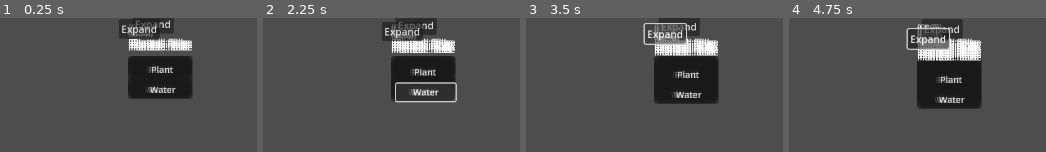
Above: before the commit, frames 1-4 (left to right).
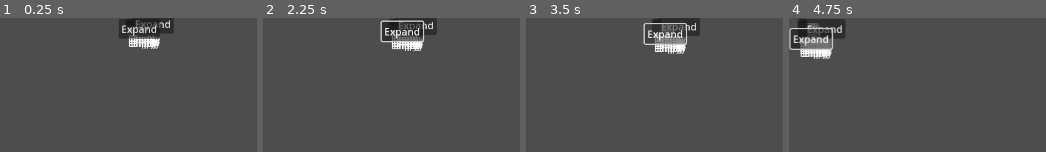
Above: after the commit, the same moments.

Repository: AtkinTC/Godot-Garden
Game: Godot game, scene res://Scenes/main.tscn
Two runs of this game, one before a commit and one after it. Both use one fixed random seed, a clock stepped at 60 frames per second and the inputs below.
Inputs (mouse positions are in pixels of both pictures, inside the frame that each line leads up to):
- Up to frame 1 (0.25 s): no input
- Up to frame 2 (2.25 s): click (419, 64) at 0.5 s, where only the run before the commit has a clickable "Plant"; click (391, 20) at 1.27 s; click (419, 85) at 2 s, where only the run before the commit has a clickable "Water"
- Up to frame 3 (3.5 s): click "Expand" at 2.75 s
- Up to frame 4 (4.75 s): click "Expand" at 3.5 s; tap Enter at 4.25 s; move the mouse to (outside the picture) at 4.27 s; hold D (ui_right, bound only after the commit) from 4.28 s (still down); tap Mouse wheel up (zoom_in) at 4.35 s

The runs differ from the first frame. In frame 1, 9.9% of the frame differs, in the area x 49-75%, y 4-61%; in frame 2, 11%; in frame 3, 11%; in frame 4, 19%, in the area x 0-76%, y 0-68%.

Commit message:
New Actions Structure, with ActionManager and ActionsMenu UI

Diff:
--- a/Scenes/Garden/GardenPlot.gd
+++ b/Scenes/Garden/GardenPlot.gd
@@ -24,6 +24,9 @@
 	coord = _coord
 
 func plant_plot(_plant_key : String= ""):
+	if(planted):
+		return false
+
 	if(_plant_key == ""):
 		plant_key = PlantManager.selected_plant_key
 	else:
@@ -35,6 +38,7 @@
 		return
 
 	planted = true
+	grow_progress = 0
 	grow_capacity = plant_type[PlantManager.GROW_CAPACITY]
 	grow_speed_unsatisfied = plant_type[PlantManager.GROW_SPEED_UNSATISFIED]
 	grow_speed_satisfied = plant_type[PlantManager.GROW_SPEED_SATISFIED]
--- a/Scenes/Garden/GardenPlotNode.gd
+++ b/Scenes/Garden/GardenPlotNode.gd
@@ -28,15 +28,15 @@
 		return
 
 	if(garden_plot.is_planted()):
-		planted_label.text = "Planted : " + str(garden_plot.get_plant_display_name())
+		planted_label.text = str(garden_plot.get_plant_display_name())
+	else:
+		planted_label.text = "Empty"
 
 	grow_progress_bar.max_value = garden_plot.get_grow_capacity()
 	grow_progress_bar.value = garden_plot.get_grow_progress()
 
 	water_progress_bar.max_value = garden_plot.get_water_capacity()
 	water_progress_bar.value = garden_plot.get_water_level()
-
-	plant_button.disabled = garden_plot.is_planted()
 
 func _on_plant_button_pressed():
 	var garden_plot : GardenPlot = PlantManager.get_garden_plot(plot_coord)
@@ -49,3 +49,7 @@
 	if(garden_plot):
 		garden_plot.water_plot()
 	update_display()
+
+func _on_plot_button_pressed():
+	var garden_plot : GardenPlot = PlantManager.get_garden_plot(plot_coord)
+	ActionManager.apply_current_action_to_garden_plot(garden_plot)
--- a/Scenes/Garden/GardenPlotNode.tscn
+++ b/Scenes/Garden/GardenPlotNode.tscn
@@ -5,37 +5,53 @@
 [ext_resource type="Texture2D" uid="uid://c6iehapq57ncv" path="res://Assets/UI/bar_foreground.png" id="3_j7ci3"]
 
 [node name="GardenPlot" type="Control"]
-minimum_size = Vector2(120, 135)
-offset_right = 120.0
-offset_bottom = 135.0
+minimum_size = Vector2(100, 100)
+offset_right = 100.0
+offset_bottom = 100.0
 script = ExtResource( "1_8fy57" )
 
 [node name="Panel" type="Panel" parent="."]
 anchor_right = 1.0
 anchor_bottom = 1.0
+grow_horizontal = 2
+grow_vertical = 2
+metadata/_edit_layout_mode = 1
+metadata/_edit_use_custom_anchors = false
+
+[node name="PlotButton" type="Button" parent="."]
+anchor_right = 1.0
+anchor_bottom = 1.0
+grow_horizontal = 2
+grow_vertical = 2
+mouse_default_cursor_shape = 2
+metadata/_edit_layout_mode = 1
+metadata/_edit_use_custom_anchors = false
 
 [node name="V" type="VBoxContainer" parent="."]
 anchor_right = 1.0
 anchor_bottom = 1.0
+mouse_filter = 2
 
 [node name="CoordLabel" type="Label" parent="V"]
-offset_right = 120.0
-offset_bottom = 23.0
-theme_override_font_sizes/font_size = 14
+offset_right = 100.0
+offset_bottom = 17.0
+theme_override_font_sizes/font_size = 10
 text = "(XX,YY)"
 
 [node name="PlantedLabel" type="Label" parent="V"]
-offset_top = 27.0
-offset_right = 120.0
-offset_bottom = 50.0
+offset_top = 21.0
+offset_right = 100.0
+offset_bottom = 44.0
 theme_override_font_sizes/font_size = 14
-text = "Planted : false"
+text = "Planted_Label
+"
 
 [node name="GrowProgressBar" type="TextureProgressBar" parent="V"]
-minimum_size = Vector2(50, 5)
-offset_top = 54.0
-offset_right = 120.0
-offset_bottom = 59.0
+minimum_size = Vector2(50, 20)
+offset_top = 48.0
+offset_right = 100.0
+offset_bottom = 68.0
+mouse_filter = 2
 value = 50.0
 nine_patch_stretch = true
 texture_under = ExtResource( "2_0eg20" )
@@ -43,31 +59,15 @@
 tint_progress = Color(0, 1, 0, 1)
 
 [node name="WaterProgressBar" type="TextureProgressBar" parent="V"]
-minimum_size = Vector2(50, 5)
-offset_top = 63.0
-offset_right = 120.0
-offset_bottom = 68.0
+minimum_size = Vector2(50, 20)
+offset_top = 72.0
+offset_right = 100.0
+offset_bottom = 92.0
+mouse_filter = 2
 value = 50.0
 nine_patch_stretch = true
 texture_under = ExtResource( "2_0eg20" )
 texture_progress = ExtResource( "3_j7ci3" )
 tint_progress = Color(0, 0, 1, 1)
 
-[node name="PlantButton" type="Button" parent="V"]
-offset_top = 72.0
-offset_right = 120.0
-offset_bottom = 100.0
-theme_override_font_sizes/font_size = 14
-text = "Plant"
-metadata/_edit_layout_mode = 0
-metadata/_edit_use_custom_anchors = false
-
-[node name="WaterButton" type="Button" parent="V"]
-offset_top = 104.0
-offset_right = 120.0
-offset_bottom = 132.0
-theme_override_font_sizes/font_size = 14
-text = "Water"
-
-[connection signal="pressed" from="V/PlantButton" to="." method="_on_plant_button_pressed"]
-[connection signal="pressed" from="V/WaterButton" to="." method="_on_water_button_pressed"]
+[connection signal="pressed" from="PlotButton" to="." method="_on_plot_button_pressed"]
--- a/Scenes/main.gd
+++ b/Scenes/main.gd
@@ -1,27 +1,8 @@
 extends Node2D
-
-@onready var seeds_list : ItemList = $UI/H/LPanel/SeedsList
-var plant_list_indexes := {}
 
 var step_timer : Timer
 
-# Called when the node enters the scene tree for the first time.
 func _ready():
-	# seeds list
-	seeds_list.clear()
-
-	var index := 0
-	for plant_key in PlantManager.get_plant_type_keys():
-		var plant_type : Dictionary = PlantManager.get_plant_type(plant_key)
-		seeds_list.add_item(plant_type["display_name"])
-		plant_list_indexes[index] = plant_key
-
-		if(index == 0):
-			PlantManager.set_selected_plant_key(plant_key)
-			seeds_list.select(0)
-
-		index += 1
-
 	#start step timer
 	step_timer = Timer.new()
 	step_timer.wait_time = 0.1
@@ -30,14 +11,9 @@
 	add_child(step_timer)
 	step_timer.start()
 
-# Called every frame. 'delta' is the elapsed time since the previous frame.
 func _process(_delta):
 	pass
 
 func _on_step_timer_timeout():
 	PlantManager.step_garden_plots()
-
 	step_timer.start()
-
-func _on_seeds_list_item_selected(index):
-	PlantManager.set_selected_plant_key(plant_list_indexes[index])
--- a/Scenes/main.tscn
+++ b/Scenes/main.tscn
@@ -1,8 +1,10 @@
-[gd_scene load_steps=5 format=3 uid="uid://53bpycblil5h"]
+[gd_scene load_steps=7 format=3 uid="uid://53bpycblil5h"]
 
 [ext_resource type="Script" path="res://Scenes/main.gd" id="1_83mxw"]
 [ext_resource type="Script" path="res://Scenes/Garden/GardenGrid.gd" id="2_754aq"]
+[ext_resource type="Script" path="res://Scripts/SeedsMenu.gd" id="2_jvrrg"]
 [ext_resource type="PackedScene" uid="uid://cuexouewhieoc" path="res://Scenes/Garden/GardenPlotNode.tscn" id="2_klh75"]
+[ext_resource type="Script" path="res://Scripts/ActionsMenu.gd" id="3_7s5ky"]
 [ext_resource type="Script" path="res://Scripts/Camera.gd" id="4_sbgaj"]
 
 [node name="Main" type="Node2D"]
@@ -24,13 +26,30 @@
 anchor_right = 1.0
 anchor_bottom = 1.0
 
-[node name="SeedsList" type="ItemList" parent="UI/H/LPanel"]
+[node name="V" type="VBoxContainer" parent="UI/H/LPanel"]
 anchor_right = 1.0
+anchor_bottom = 1.0
+
+[node name="SeedsMenu" type="ItemList" parent="UI/H/LPanel/V"]
+offset_right = 200.0
+offset_bottom = 62.0
 allow_reselect = true
 auto_height = true
 item_count = 2
-item_0/text = "TEST_1 : 1"
-item_1/text = "TEST_2 : 1"
+item_0/text = "SEED_1"
+item_1/text = "SEED_2"
+script = ExtResource( "2_jvrrg" )
+
+[node name="ActionsMenu" type="ItemList" parent="UI/H/LPanel/V"]
+offset_top = 66.0
+offset_right = 200.0
+offset_bottom = 128.0
+allow_reselect = true
+auto_height = true
+item_count = 2
+item_0/text = "ACTION_1"
+item_1/text = "ACTION_2"
+script = ExtResource( "3_7s5ky" )
 
 [node name="GardenNode" type="Node2D" parent="."]
 position = Vector2(205, 5)
@@ -101,9 +120,11 @@
 position = Vector2(640, 360)
 current = true
 script = ExtResource( "4_sbgaj" )
+acceleration = 0.1
 min_zoom = 0.25
 max_zoom = 1.0
 
-[connection signal="item_selected" from="UI/H/LPanel/SeedsList" to="." method="_on_seeds_list_item_selected"]
+[connection signal="item_selected" from="UI/H/LPanel/V/SeedsMenu" to="UI/H/LPanel/V/SeedsMenu" method="_on_seeds_menu_item_selected"]
+[connection signal="item_selected" from="UI/H/LPanel/V/ActionsMenu" to="UI/H/LPanel/V/ActionsMenu" method="_on_actions_menu_item_selected"]
 [connection signal="pressed" from="GardenNode/GardenGrid/UIGrid/Right/ExpandRightButton" to="GardenNode/GardenGrid" method="_on_expand_right_button_pressed"]
 [connection signal="pressed" from="GardenNode/GardenGrid/UIGrid/Down/ExpandLeftButton" to="GardenNode/GardenGrid" method="_on_expand_left_button_pressed"]
--- /dev/null
+++ b/Scripts/ActionsMenu.gd
@@ -0,0 +1,22 @@
+extends ItemList
+class_name ActionsMenu
+
+var action_list_indexes := {}
+
+func _ready():
+	clear()
+
+	var index := 0
+	for action_key in ActionManager.get_action_type_keys():
+		var action_type : Dictionary = ActionManager.get_action_type(action_key)
+		add_item(action_type[ActionManager.DISPLAY_NAME])
+		action_list_indexes[index] = action_key
+
+		if(index == 0):
+			ActionManager.set_selected_action_key(action_key)
+			select(0)
+
+		index += 1
+
+func _on_actions_menu_item_selected(index):
+	ActionManager.set_selected_action_key(action_list_indexes[index])
--- /dev/null
+++ b/Scripts/SeedsMenu.gd
@@ -0,0 +1,22 @@
+extends ItemList
+class_name SeedsMenu
+
+var plant_list_indexes := {}
+
+func _ready():
+	clear()
+
+	var index := 0
+	for plant_key in PlantManager.get_plant_type_keys():
+		var plant_type : Dictionary = PlantManager.get_plant_type(plant_key)
+		add_item(plant_type[PlantManager.DISPLAY_NAME])
+		plant_list_indexes[index] = plant_key
+
+		if(index == 0):
+			PlantManager.set_selected_plant_key(plant_key)
+			select(0)
+
+		index += 1
+
+func _on_seeds_menu_item_selected(index):
+	PlantManager.set_selected_plant_key(plant_list_indexes[index])
--- /dev/null
+++ b/Singletons/ActionManager.gd
@@ -0,0 +1,47 @@
+extends Node
+
+const DISPLAY_NAME := "display_name"
+const TARGET_TYPE := "target_type"
+const FUNC_NAME := "func_name"
+
+var selected_action_key : String
+
+var action_types := {
+	"PLANT" : {
+		"display_name" : "Plant Seed",
+		"target_type" : "GardenPlot",
+		"func_name" : "plant_plot"
+	},
+	"WATER_BASIC" : {
+		"display_name" : "Water",
+		"target_type" : "GardenPlot",
+		"func_name" : "water_plot"
+	}
+}
+
+func apply_current_action_to_garden_plot(garden_plot : GardenPlot):
+	apply_action_to_garden_plot(selected_action_key, garden_plot)
+
+func apply_action_to_garden_plot(action_key : String, garden_plot : GardenPlot):
+	var action_dict = action_types.get(action_key)
+	if(action_dict == null || action_dict.size() == 0):
+		return false
+	if(action_dict.get(TARGET_TYPE, "") != "GardenPlot"):
+		return false
+	if(!garden_plot.has_method(action_dict.get(FUNC_NAME, ""))):
+		return false
+
+	garden_plot.call(action_dict.get(FUNC_NAME))
+	return true
+
+func get_action_type_keys() -> Array:
+	return action_types.keys()
+
+func get_action_type(action_type_key : String) -> Dictionary:
+	return action_types.get(action_type_key, {})
+
+func set_selected_action_key(action_type_key : String):
+	selected_action_key = action_type_key
+
+func get_selected_action_key() -> String:
+	return selected_action_key
--- a/project.godot
+++ b/project.godot
@@ -9,6 +9,11 @@
 config_version=5
 
 _global_script_classes=[{
+"base": "ItemList",
+"class": &"ActionsMenu",
+"language": &"GDScript",
+"path": "res://Scripts/ActionsMenu.gd"
+}, {
 "base": "Control",
 "class": &"GardenGrid",
 "language": &"GDScript",
@@ -23,11 +28,18 @@
 "class": &"GardenPlotNode",
 "language": &"GDScript",
 "path": "res://Scenes/Garden/GardenPlotNode.gd"
+}, {
+"base": "ItemList",
+"class": &"SeedsMenu",
+"language": &"GDScript",
+"path": "res://Scripts/SeedsMenu.gd"
 }]
 _global_script_class_icons={
+"ActionsMenu": "",
 "GardenGrid": "",
 "GardenPlot": "",
-"GardenPlotNode": ""
+"GardenPlotNode": "",
+"SeedsMenu": ""
 }
 
 [application]
@@ -40,6 +52,7 @@
 [autoload]
 
 PlantManager="*res://Singletons/PlantManager.gd"
+ActionManager="*res://Singletons/ActionManager.gd"
 
 [display]
 
@@ -48,6 +61,34 @@
 
 [input]
 
+ui_left={
+"deadzone": 0.5,
+"events": [Object(InputEventKey,"resource_local_to_scene":false,"resource_name":"","device":0,"window_id":0,"store_command":true,"alt_pressed":false,"shift_pressed":false,"meta_pressed":false,"command_pressed":false,"pressed":false,"keycode":16777231,"physical_keycode":0,"unicode":16777231,"echo":false,"script":null)
+, Object(InputEventJoypadButton,"resource_local_to_scene":false,"resource_name":"","device":0,"button_index":13,"pressure":0.0,"pressed":false,"script":null)
+, Object(InputEventKey,"resource_local_to_scene":false,"resource_name":"","device":0,"window_id":0,"store_command":true,"alt_pressed":false,"shift_pressed":false,"meta_pressed":false,"command_pressed":false,"pressed":false,"keycode":0,"physical_keycode":65,"unicode":0,"echo":false,"script":null)
+]
+}
+ui_right={
+"deadzone": 0.5,
+"events": [Object(InputEventKey,"resource_local_to_scene":false,"resource_name":"","device":0,"window_id":0,"store_command":true,"alt_pressed":false,"shift_pressed":false,"meta_pressed":false,"command_pressed":false,"pressed":false,"keycode":16777233,"physical_keycode":0,"unicode":16777233,"echo":false,"script":null)
+, Object(InputEventJoypadButton,"resource_local_to_scene":false,"resource_name":"","device":0,"button_index":14,"pressure":0.0,"pressed":false,"script":null)
+, Object(InputEventKey,"resource_local_to_scene":false,"resource_name":"","device":0,"window_id":0,"store_command":true,"alt_pressed":false,"shift_pressed":false,"meta_pressed":false,"command_pressed":false,"pressed":false,"keycode":0,"physical_keycode":68,"unicode":0,"echo":false,"script":null)
+]
+}
+ui_up={
+"deadzone": 0.5,
+"events": [Object(InputEventKey,"resource_local_to_scene":false,"resource_name":"","device":0,"window_id":0,"store_command":true,"alt_pressed":false,"shift_pressed":false,"meta_pressed":false,"command_pressed":false,"pressed":false,"keycode":16777232,"physical_keycode":0,"unicode":16777232,"echo":false,"script":null)
+, Object(InputEventJoypadButton,"resource_local_to_scene":false,"resource_name":"","device":0,"button_index":11,"pressure":0.0,"pressed":false,"script":null)
+, Object(InputEventKey,"resource_local_to_scene":false,"resource_name":"","device":0,"window_id":0,"store_command":true,"alt_pressed":false,"shift_pressed":false,"meta_pressed":false,"command_pressed":false,"pressed":false,"keycode":0,"physical_keycode":87,"unicode":0,"echo":false,"script":null)
+]
+}
+ui_down={
+"deadzone": 0.5,
+"events": [Object(InputEventKey,"resource_local_to_scene":false,"resource_name":"","device":0,"window_id":0,"store_command":true,"alt_pressed":false,"shift_pressed":false,"meta_pressed":false,"command_pressed":false,"pressed":false,"keycode":16777234,"physical_keycode":0,"unicode":16777234,"echo":false,"script":null)
+, Object(InputEventJoypadButton,"resource_local_to_scene":false,"resource_name":"","device":0,"button_index":12,"pressure":0.0,"pressed":false,"script":null)
+, Object(InputEventKey,"resource_local_to_scene":false,"resource_name":"","device":0,"window_id":0,"store_command":true,"alt_pressed":false,"shift_pressed":false,"meta_pressed":false,"command_pressed":false,"pressed":false,"keycode":0,"physical_keycode":83,"unicode":0,"echo":false,"script":null)
+]
+}
 zoom_in={
 "deadzone": 0.5,
 "events": [Object(InputEventMouseButton,"resource_local_to_scene":false,"resource_name":"","device":0,"window_id":0,"st …(264 unchanged characters)…
